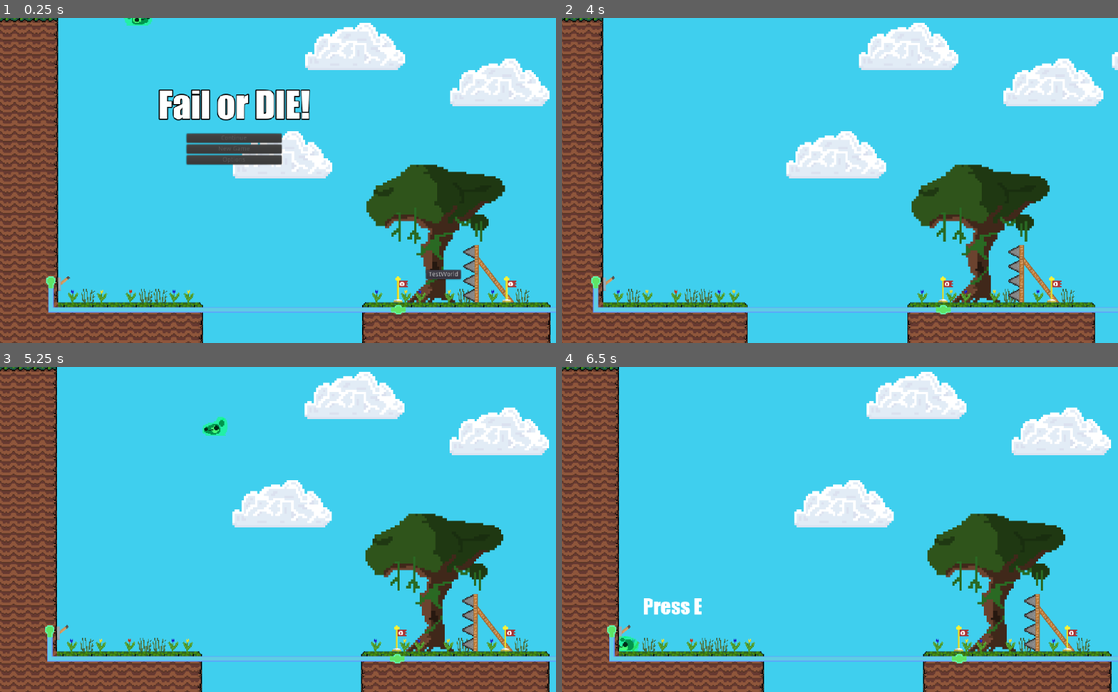
Above: before the commit, frames 1-4 (two rows, left to right).
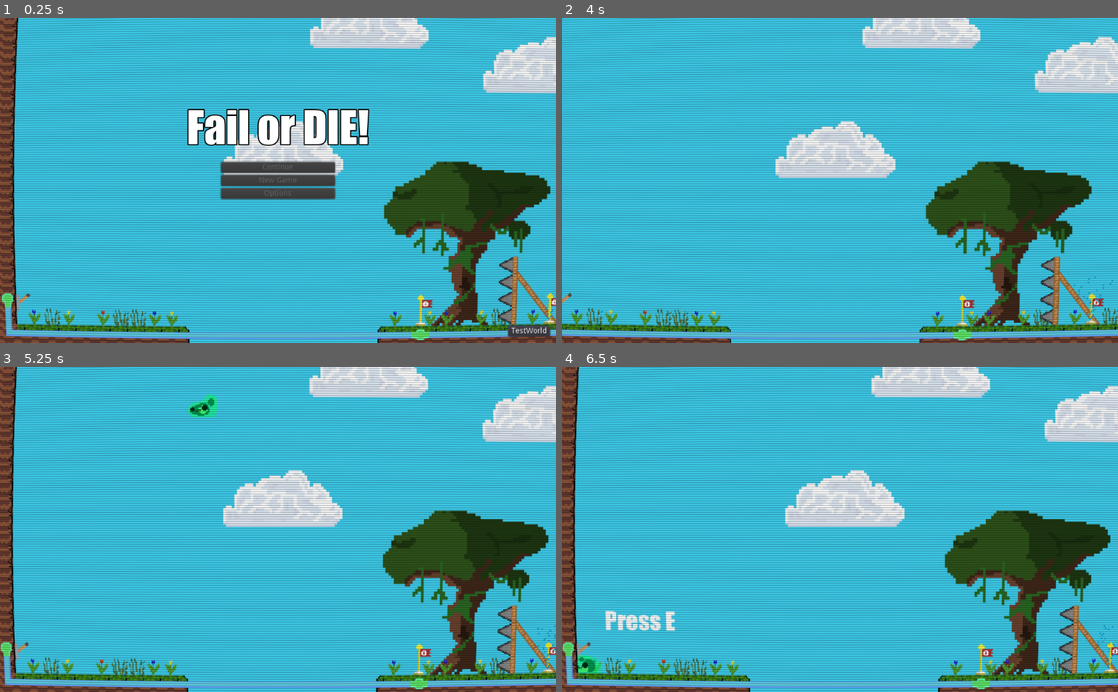
Above: after the commit, the same moments.

Repository: LasseH-code/Wowie-3.0
Game: Godot game, scene res://_sc/ui/Main_menu.tscn
Two runs of this game, one before a commit and one after it. Both use one fixed random seed, a clock stepped at 60 frames per second and the inputs below.
Inputs (mouse positions are in pixels of both pictures, inside the frame that each line leads up to):
- Up to frame 1 (0.25 s): no input
- Up to frame 2 (4 s): click "TestWorld" at 0.5 s; move the mouse to (962, 164) at 1.27 s; hold D (move_right) 1.28-2.03 s; tap E (interact) at 1.35, 2.85 s; tap W (jump) at 1.52, 2.27, 3.77 s; move the mouse to (728, 196) at 2.02 s; hold A (move_left) 2.03-2.78 s; tap Shift (sprint) at 2.1, 3.6 s; move the mouse to (895, 109) at 2.77 s; hold D (move_right) from 2.78 s (still down); move the mouse to (812, 245) at 3.52 s
- Up to frame 3 (5.25 s): move the mouse to (444, 578) at 4.27 s; release D (move_right) at 4.28 s; hold A (move_left) from 4.28 s (still down); tap E (interact) at 4.35 s; tap W (jump) at 4.52 s; move the mouse to (111, 480) at 5.02 s; tap Shift (sprint) at 5.1 s
- Up to frame 4 (6.5 s): keep holding A (move_left); tap W (jump) at 5.27 s; move the mouse to (867, 529) at 5.77 s; tap E (interact) at 5.85 s

The runs differ from the first frame. In frame 1, 67% of the frame differs, in the area x 0-100%, y 0-100%; in frame 2, 63%; in frame 3, 64%; in frame 4, 64%.

Commit message:
added particles

Diff:
--- a/_sc/test/test_world.tscn
+++ b/_sc/level/level1.tscn
@@ -205,7 +205,6 @@
 transform = Transform2D( 1.2, 0, 0, 1.2, 0, 0 )
 
 [node name="ColorRect" parent="Camera/CanvasLayer" index="0"]
-visible = false
 anchor_left = 0.0138263
 anchor_top = 0.0734125
 anchor_right = 1.01383
--- a/_sc/ui/Main_menu.tscn
+++ b/_sc/ui/Main_menu.tscn
@@ -2,7 +2,7 @@
 
 [ext_resource path="res://assets/fonts/title_super.tres" type="DynamicFont" id=1]
 [ext_resource path="res://scripts/Main_menu.gd" type="Script" id=2]
-[ext_resource path="res://_sc/test/test_world.tscn" type="PackedScene" id=3]
+[ext_resource path="res://_sc/level/level1.tscn" type="PackedScene" id=3]
 
 [node name="Main Menu" type="Control"]
 anchor_right = 1.0
@@ -16,20 +16,19 @@
 
 [node name="Test World" parent="Background" instance=ExtResource( 3 )]
 
-[node name="Player" parent="Background/Test World" index="3"]
+[node name="Player" parent="Background/Test World" index="5"]
 win = true
 
-[node name="Camera" parent="Background/Test World" index="8"]
-won = true
+[node name="CanvasLayer" type="CanvasLayer" parent="."]
 
-[node name="Control" type="Control" parent="Background"]
+[node name="Control" type="Control" parent="CanvasLayer"]
 margin_right = 40.0
 margin_bottom = 40.0
 __meta__ = {
 "_edit_use_anchors_": false
 }
 
-[node name="Title" type="Label" parent="Background/Control"]
+[node name="Title" type="Label" parent="CanvasLayer/Control"]
 anchor_left = 0.5
 anchor_top = 0.5
 anchor_right = 0.5
@@ -45,7 +44,7 @@
 "_edit_use_anchors_": false
 }
 
-[node name="TestWorld" type="Button" parent="Background/Control"]
+[node name="TestWorld" type="Button" parent="CanvasLayer/Control"]
 margin_left = 936.0
 margin_top = 568.0
 margin_right = 1013.0
@@ -55,7 +54,7 @@
 "_edit_use_anchors_": false
 }
 
-[node name="Button Container" type="VBoxContainer" parent="Background/Control"]
+[node name="Button Container" type="VBoxContainer" parent="CanvasLayer/Control"]
 anchor_left = 0.5
 anchor_top = 0.5
 anchor_right = 0.5
@@ -68,30 +67,30 @@
 "_edit_use_anchors_": false
 }
 
-[node name="Continue" type="Button" parent="Background/Control/Button Container"]
+[node name="Continue" type="Button" parent="CanvasLayer/Control/Button Container"]
 margin_right = 210.0
 margin_bottom = 20.0
 disabled = true
 text = "Continue"
 
-[node name="New Game" type="Button" parent="Background/Control/Button Container"]
+[node name="New Game" type="Button" parent="CanvasLayer/Control/Button Container"]
 margin_top = 24.0
 margin_right = 210.0
 margin_bottom = 44.0
 disabled = true
 text = "New Game"
 
-[node name="Options" type="Button" parent="Background/Control/Button Container"]
+[node name="Options" type="Button" parent="CanvasLayer/Control/Button Container"]
 margin_top = 48.0
 margin_right = 210.0
 margin_bottom = 68.0
 disabled = true
 text = "Options"
 
-[connection signal="pressed" from="Background/Control/TestWorld" to="." method="_on_TestWorld_pressed"]
-[connection signal="pressed" from="Background/Control/Button Container/Continue" to="." method="_on_Continue_pressed"]
-[connection signal="pressed" from="Background/Control/Button Container/New Game" to="." method="_on_New_Game_pressed"]
-[connection signal="pressed" from="Background/Control/Button Container/Options" to="." method="_on_Options_pressed"]
+[connection signal="pressed" from="CanvasLayer/Control/TestWorld" to="." method="_on_TestWorld_pressed"]
+[connection signal="pressed" from="CanvasLayer/Control/Button Container/Continue" to="." method="_on_Continue_pressed"]
+[connection signal="pressed" from="CanvasLayer/Control/Button Container/New Game" to="." method="_on_New_Game_pressed"]
+[connection signal="pressed" from="CanvasLayer/Control/Button Container/Options" to="." method="_on_Options_pressed"]
 
 [editable path="Background/Test World"]
 [editable path="Background/Test World/Spikes/Spike Wall2"]
--- a/_sc/ui/Win_splashscreen.tscn
+++ b/_sc/ui/Win_splashscreen.tscn
@@ -51,6 +51,9 @@
 margin_right = 150.0
 margin_bottom = 20.0
 text = "Continue"
+__meta__ = {
+"_edit_use_anchors_": false
+}
 
 [node name="Replay" type="Button" parent="ButtonContainer"]
 margin_top = 24.0
--- /dev/null
+++ b/assets/particles/Checkpoint_particles.tscn
@@ -0,0 +1,15 @@
+[gd_scene format=2]
+
+[node name="CheckpointParticles" type="Node2D"]
+
+[node name="CPUParticles2D" type="CPUParticles2D" parent="."]
+amount = 33
+direction = Vector2( 0, -1 )
+spread = 27.32
+gravity = Vector2( 0, 0 )
+initial_velocity = 90.74
+angular_velocity = 371.61
+angular_velocity_random = 0.48
+linear_accel = -15.97
+scale_amount = 2.69
+color = Color( 0.0705882, 0.607843, 0.807843, 1 )
--- a/assets/particles/Chest_particles.tscn
+++ b/assets/particles/Chest_particles.tscn
@@ -2,4 +2,17 @@
 
 [node name="ChestParticles" type="Node2D"]
 
-[node name="Particles2D" type="Particles2D" parent="."]
+[node name="CPUParticles2D" type="CPUParticles2D" parent="."]
+amount = 33
+lifetime_randomness = 0.25
+spread = 180.0
+gravity = Vector2( 0, 0 )
+initial_velocity = 82.58
+initial_velocity_random = 0.13
+angular_velocity = 108.39
+angular_velocity_random = 0.58
+linear_accel = -17.2
+scale_amount = 6.97
+color = Color( 0.87451, 0.956863, 0.219608, 1 )
+hue_variation = 0.27
+hue_variation_random = 0.75
--- /dev/null
+++ b/assets/particles/Goal_particles.tscn
@@ -0,0 +1,16 @@
+[gd_scene format=2]
+
+[node name="GoalParticles" type="Node2D"]
+
+[node name="CPUParticles2D" type="CPUParticles2D" parent="."]
+scale = Vector2( 2, 2 )
+amount = 39
+lifetime = 1.32
+spread = 180.0
+gravity = Vector2( 0, 0 )
+initial_velocity = 37.02
+angular_velocity = 253.29
+angular_velocity_random = 0.4
+linear_accel = -19.49
+scale_amount = 2.9
+color = Color( 0.847059, 1, 0.145098, 1 )
--- /dev/null
+++ b/assets/particles/Laser_particles.tscn
@@ -0,0 +1,17 @@
+[gd_scene format=2]
+
+[node name="LaserParticles" type="Node2D"]
+
+[node name="CPUParticles2D" type="CPUParticles2D" parent="."]
+amount = 18
+emission_shape = 2
+emission_rect_extents = Vector2( 1, 32 )
+spread = 180.0
+gravity = Vector2( 0, 36.196 )
+initial_velocity = 17.0
+initial_velocity_random = 0.27
+angular_velocity = 152.58
+angular_velocity_random = 0.33
+linear_accel = -1.58
+scale_amount = 1.05
+color = Color( 0.580392, 0.231373, 0.231373, 1 )
--- /dev/null
+++ b/assets/shader/Rgb_abberation.shader
@@ -0,0 +1,14 @@
+shader_type canvas_item;
+
+uniform float r_offset : hint_range(-5, 5) = 0.0;
+uniform float g_offset : hint_range(-5, 5) = 0.5;
+uniform float b_offset : hint_range(-5, 5) = -0.5;
+
+void fragment()
+{
+	vec3 color = COLOR.rgb;
+	float r = texture(SCREEN_TEXTURE, SCREEN_UV + vec2(SCREEN_PIXEL_SIZE.x*r_offset), 0.0).r;
+	float g = texture(SCREEN_TEXTURE, SCREEN_UV + vec2(SCREEN_PIXEL_SIZE.x*g_offset), 0.0).g;
+	float b = texture(SCREEN_TEXTURE, SCREEN_UV + vec2(SCREEN_PIXEL_SIZE.x*b_offset), 0.0).b;
+	COLOR.rgb = color
+}
--- a/entitys/misc/Camera.tscn
+++ b/entitys/misc/Camera.tscn
@@ -9,8 +9,8 @@
 shader = ExtResource( 4 )
 shader_param/scan_line_count = 250.0
 shader_param/r_offset = 0.0
-shader_param/g_offset = 0.7
-shader_param/b_offset = -0.8
+shader_param/g_offset = 0.0
+shader_param/b_offset = 0.0
 shader_param/scanline_opacity = 0.15
 
 [node name="Camera" type="Camera2D"]
--- a/entitys/misc/Checkpoint.tscn
+++ b/entitys/misc/Checkpoint.tscn
@@ -1,7 +1,8 @@
-[gd_scene load_steps=5 format=2]
+[gd_scene load_steps=6 format=2]
 
 [ext_resource path="res://scripts/Checkpoint.gd" type="Script" id=1]
 [ext_resource path="res://assets/misc/checkpoint.png" type="Texture" id=2]
+[ext_resource path="res://assets/particles/Checkpoint_particles.tscn" type="PackedScene" id=3]
 
 [sub_resource type="RectangleShape2D" id=1]
 extents = Vector2( 16, 32 )
@@ -28,4 +29,9 @@
 scale = Vector2( 2, 2 )
 texture = ExtResource( 2 )
 
+[node name="CheckpointParticles" parent="." instance=ExtResource( 3 )]
+position = Vector2( -6.26762, -0.157494 )
+
 [connection signal="body_entered" from="Area2D" to="." method="_on_Area2D_body_entered"]
+
+[editable path="CheckpointParticles"]
--- a/entitys/misc/Goal.tscn
+++ b/entitys/misc/Goal.tscn
@@ -1,7 +1,8 @@
-[gd_scene load_steps=5 format=2]
+[gd_scene load_steps=6 format=2]
 
 [ext_resource path="res://scripts/Goal.gd" type="Script" id=1]
 [ext_resource path="res://assets/misc/Laterne, Laterne,Sonne, Mond und Sterne..png" type="Texture" id=2]
+[ext_resource path="res://assets/particles/Goal_particles.tscn" type="PackedScene" id=3]
 
 [sub_resource type="SphereMesh" id=1]
 radius = 32.0
@@ -22,6 +23,8 @@
 [node name="CollisionShape2D" type="CollisionShape2D" parent="Area2D"]
 shape = SubResource( 2 )
 
+[node name="GoalParticles" parent="." instance=ExtResource( 3 )]
+
 [node name="Sprite" type="Sprite" parent="."]
 position = Vector2( 0, -3.335 )
 scale = Vector2( 2, 2 )
--- a/entitys/misc/Laser.tscn
+++ b/entitys/misc/Laser.tscn
@@ -1,7 +1,8 @@
-[gd_scene load_steps=4 format=2]
+[gd_scene load_steps=5 format=2]
 
 [ext_resource path="res://assets/misc/LaserTilemap.tres" type="TileSet" id=1]
 [ext_resource path="res://scripts/Laser.gd" type="Script" id=2]
+[ext_resource path="res://assets/particles/Laser_particles.tscn" type="PackedScene" id=3]
 
 [sub_resource type="RectangleShape2D" id=1]
 extents = Vector2( 8, 64 )
@@ -25,6 +26,9 @@
 scale = Vector2( 0.326, 1 )
 shape = SubResource( 1 )
 
+[node name="LaserParticles" parent="LaserOn" instance=ExtResource( 3 )]
+position = Vector2( 8, -32 )
+
 [node name="LaserOff" type="TileMap" parent="."]
 visible = false
 position = Vector2( 16, 0 )
--- a/entitys/misc/Treasure.tscn
+++ b/entitys/misc/Treasure.tscn
@@ -1,13 +1,17 @@
-[gd_scene load_steps=4 format=2]
+[gd_scene load_steps=5 format=2]
 
 [ext_resource path="res://assets/misc/chest.png" type="Texture" id=1]
 [ext_resource path="res://entitys/misc/Treasure.gd" type="Script" id=2]
+[ext_resource path="res://assets/particles/Chest_particles.tscn" type="PackedScene" id=3]
 
 [sub_resource type="RectangleShape2D" id=1]
 extents = Vector2( 24, 40 )
 
 [node name="Treasure" type="Node2D"]
 script = ExtResource( 2 )
+
+[node name="ChestParticles" parent="." instance=ExtResource( 3 )]
+position = Vector2( 0, -24 )
 
 [node name="Sprite" type="Sprite" parent="."]
 position = Vector2( 24, -32 )
--- a/scripts/Checkpoint.gd
+++ b/scripts/Checkpoint.gd
@@ -3,6 +3,7 @@
 onready var checkpoint_area = $"Area2D"
 #export(NodePath) onready var player = $"../../Player"
 onready var player = $"../../../Player"
+onready var particles = $"CheckpointParticles/CPUParticles2D"
 export(int) var id = -1
 export(bool) var do_logic = false
 export(bool) var logic = false
@@ -13,10 +14,14 @@
 func _on_logic_passon(logic_data, id_data):
 	if id_data == logic_id:
 		logic = logic_data
+	if do_logic:
+		particles.emitting = logic
 
 func _ready():
 	connect("checkpoint", player , "_on_checkpoint")
 	checkpoint_area.monitoring = true
+	if do_logic:
+		particles.emitting = logic
 
 func _on_Area2D_body_entered(body):
 	#print (body)
--- a/scripts/Main_menu.gd
+++ b/scripts/Main_menu.gd
@@ -18,4 +18,4 @@
 	pass # Replace with function body.
 
 func _on_TestWorld_pressed():
-	get_tree().change_scene("res://_sc/test/test_world.tscn")
+	get_tree().change_scene("res://_sc/level/level1.tscn")
